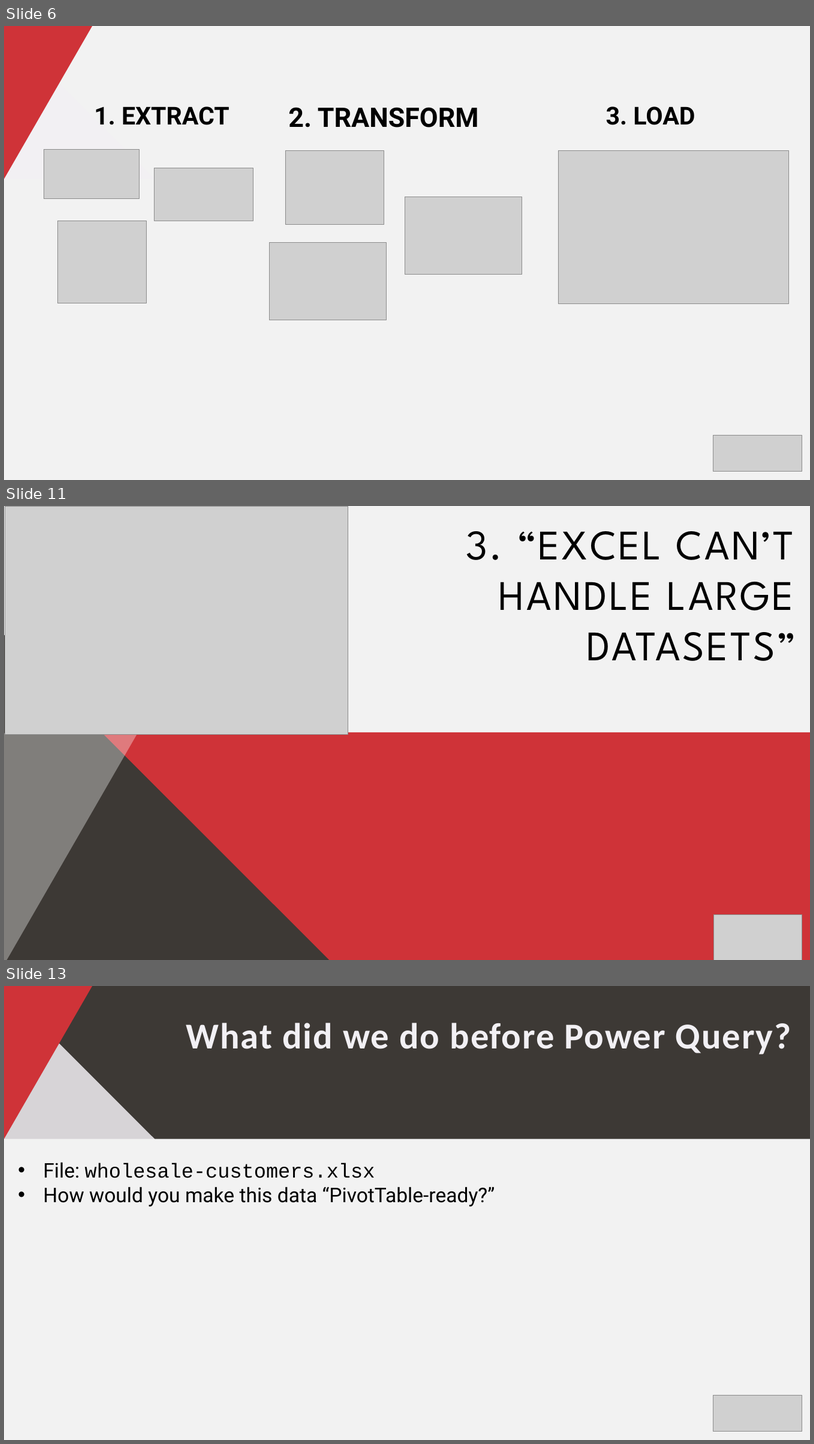
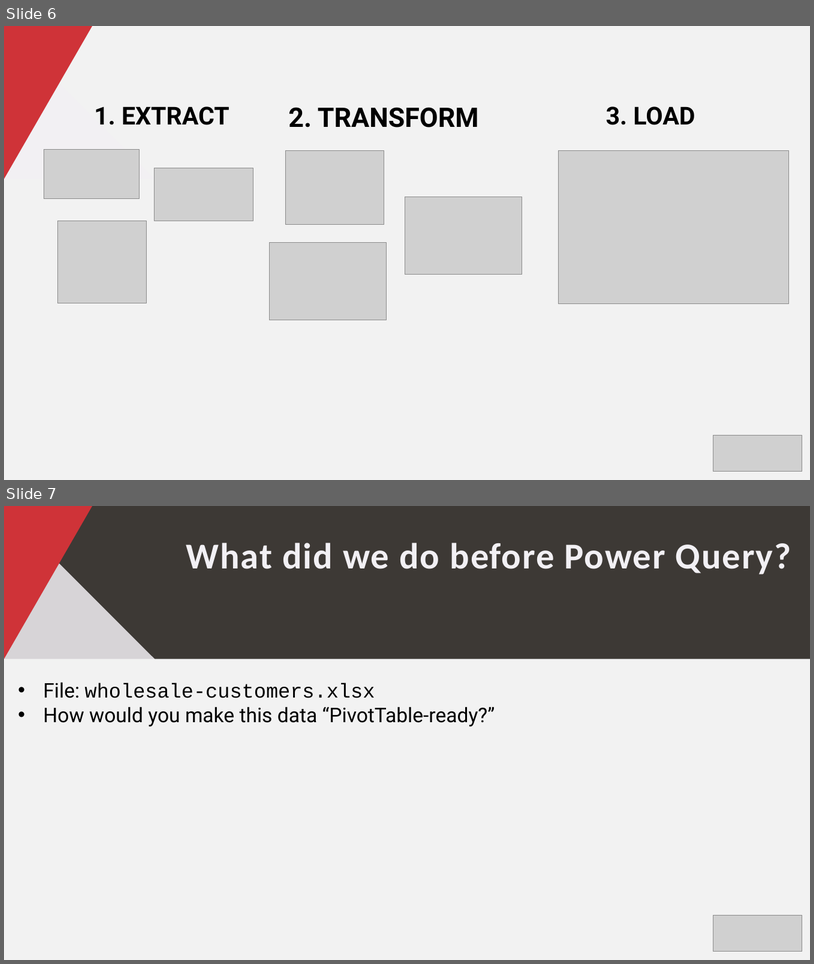
Before and after one commit to stringfestdata/pq-pdq, a slide deck: pq-pdq.pptx. Shown one above the other, each under a label of ours: slides 6, 11 and 13 before the commit, slides 6 and 7 after it; the slides between them are not shown. The pictures are 814x1444 and 814x964 pixels, drawn with LibreOffice and Linux fonts; fonts in the diff are those of the drawing; grey boxes stand for pictures. Boxes give left, top, right and bottom in pixels: in the first picture for what was removed or moved away, otherwise in the second. Text is boxed around its words. In the diff, an @@ line names an element or a change of style, - is before the commit and + after.

```diff
--- a/pq-pdq.pptx
+++ b/pq-pdq.pptx
@@ slide 11 removed at [4, 506, 810, 960], background #F2F2F2 @@
@@ picture removed at [5, 506, 348, 734] @@
@@ text removed at [466, 531, 797, 661] @@
-3. “EXCEL CAN’T HANDLE LARGE DATASETS”
@@ freeform shape removed at [4, 627, 329, 960] @@
@@ rectangle removed at [4, 732, 810, 960] @@
@@ freeform shape removed at [4, 733, 137, 960] @@
@@ picture removed at [714, 914, 803, 960] @@
@@ what was slide 13 is now slide 7 @@
```
Also in this commit, not shown: 4 slides changed, 1 slide added, 6 other slides removed, 2 other files.
